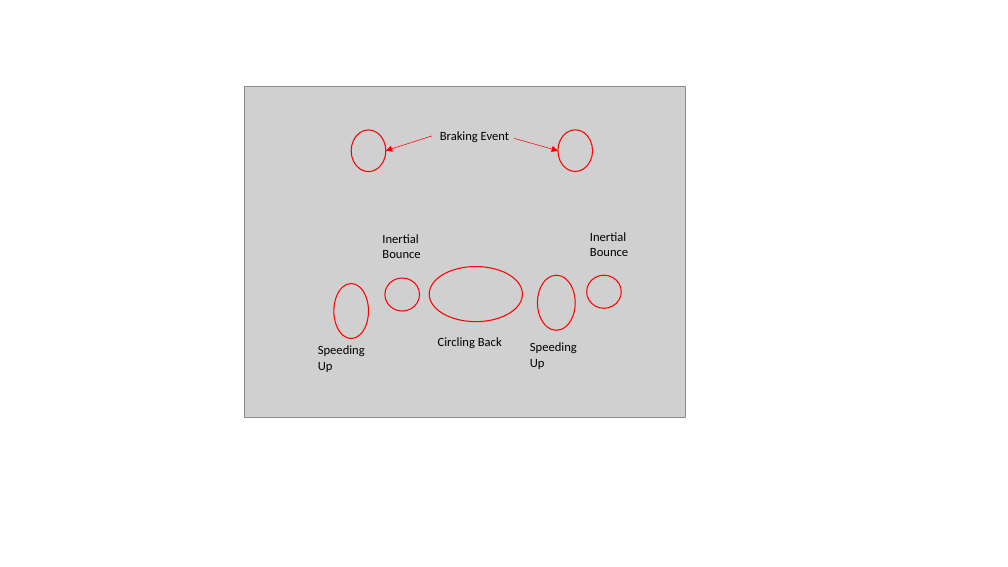
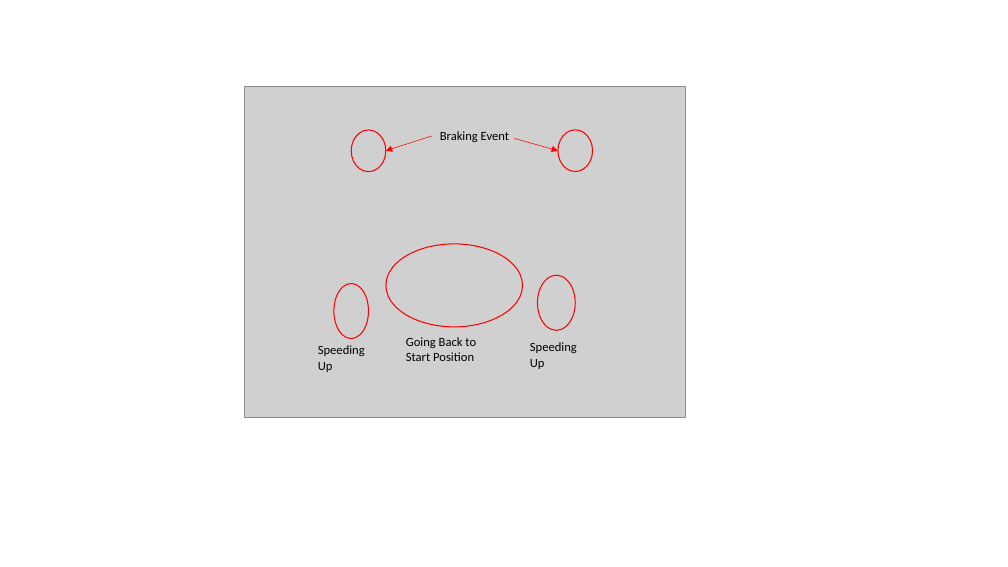
Before and after one commit to RickJacome/CurriculumVitae, a slide deck: slide 1 of files/wavelets/Figuress.pptx. Drawn at 1008x567 pixels with LibreOffice and Linux fonts; fonts in the diff are those of the drawing; grey boxes stand for pictures. Boxes give left, top, right and bottom in pixels: in the first picture for what was removed or moved away, otherwise in the second. Text is boxed around its words. In the diff, an @@ line names an element or a change of style, - is before the commit and + after.

```diff
--- a/files/wavelets/Figuress.pptx
+++ b/files/wavelets/Figuress.pptx
@@ text removed at box(382, 234, 420, 258) @@
-Inertial Bounce
@@ text removed at box(590, 232, 628, 256) @@
-Inertial Bounce
@@ ellipse: place and size @@
-ellipse at box(430, 267, 523, 322)
+ellipse at box(386, 244, 523, 327)
@@ ellipse removed at box(385, 278, 420, 312) @@
@@ ellipse removed at box(587, 275, 622, 309) @@
@@ text at box(406, 337, 476, 361): text changed @@
-Circling Back
+Going Back to Start Position
```
